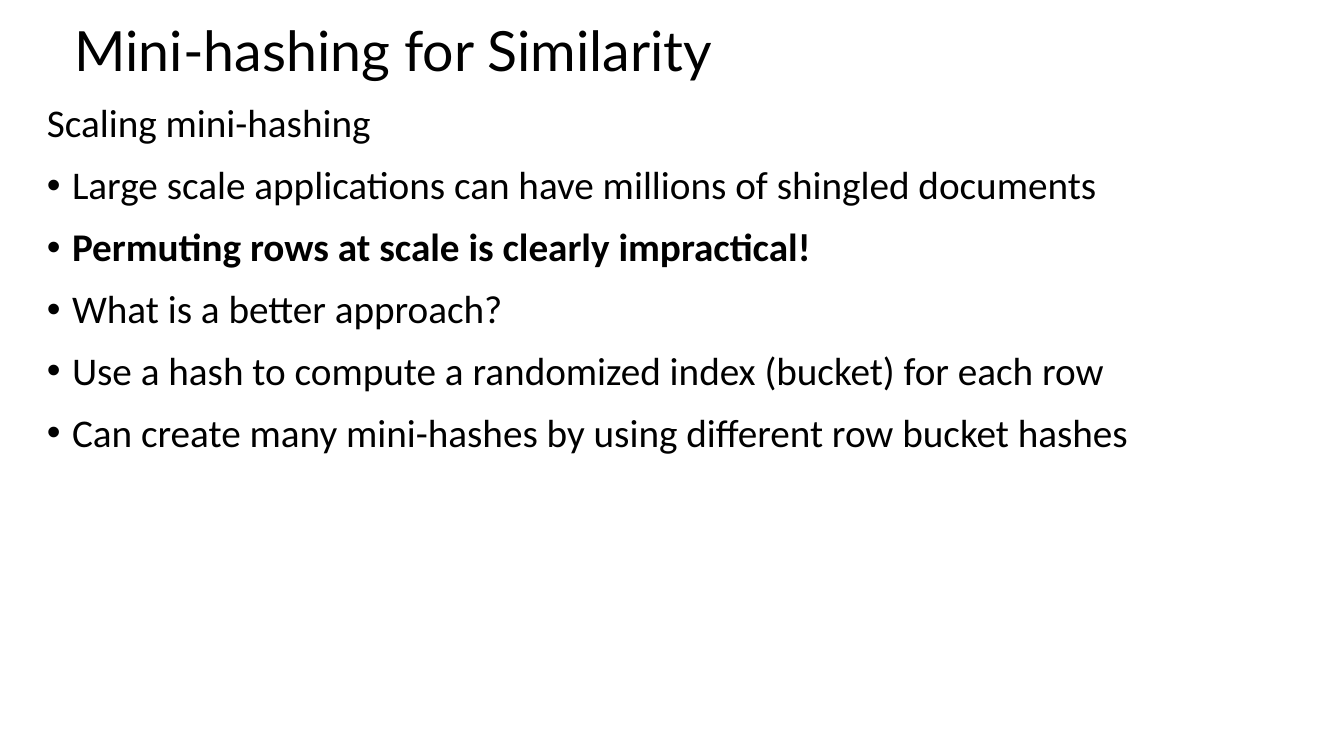
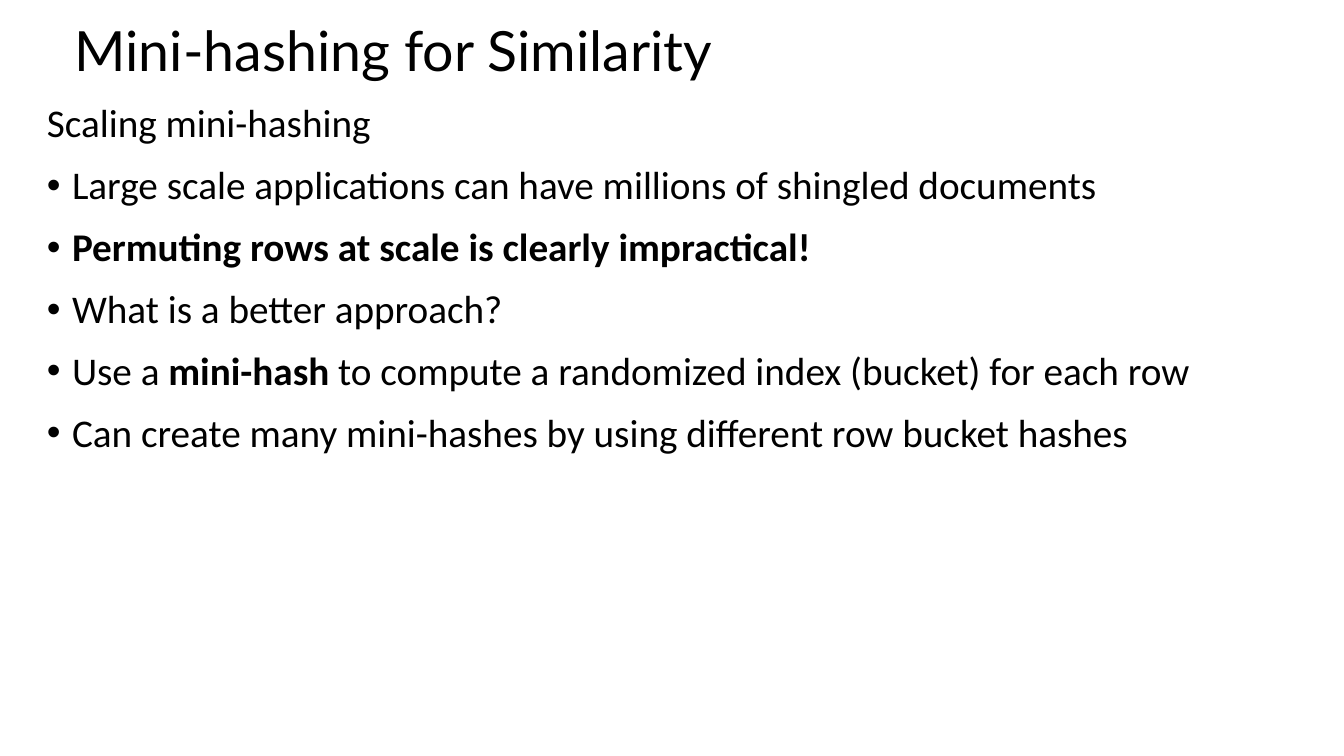
Before and after one commit to StephenElston/CSCI-E-108, a slide deck: slide 9 of slides/5_HighDimensionalSlimilarityByLocallySensitiveHashing.pptx. Drawn at 1344x756 pixels with LibreOffice and Linux fonts; fonts in the diff are those of the drawing. Boxes give left, top, right and bottom in pixels: in the first picture for what was removed or moved away, otherwise in the second. Text is boxed around its words. In the diff, an @@ line names an element or a change of style, - is before the commit and + after.

Commit message:
Small updates to slides

```diff
--- a/slides/5_HighDimensionalSlimilarityByLocallySensitiveHashing.pptx
+++ b/slides/5_HighDimensionalSlimilarityByLocallySensitiveHashing.pptx
@@ text at (72,356,1190,392): text changed @@
-• Use a hash to compute a randomized index (bucket) for each row
+• Use a mini-hash to compute a randomized index (bucket) for each row
```
Also in this commit, not shown: 1 other file.
